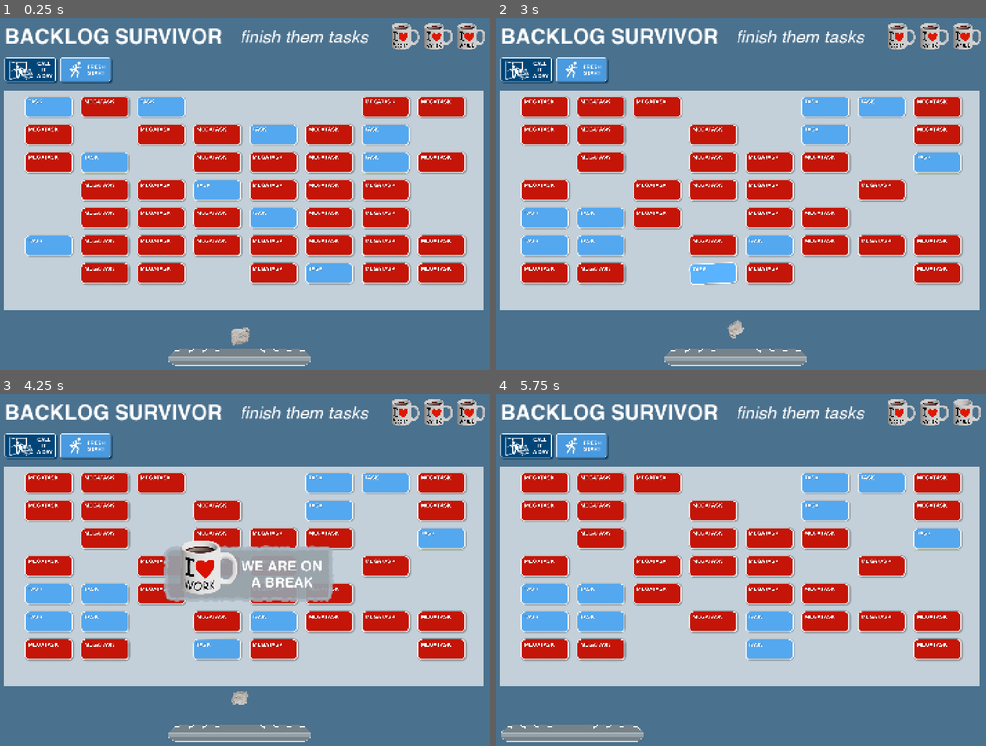
Above: before the commit, frames 1-4 (two rows, left to right).
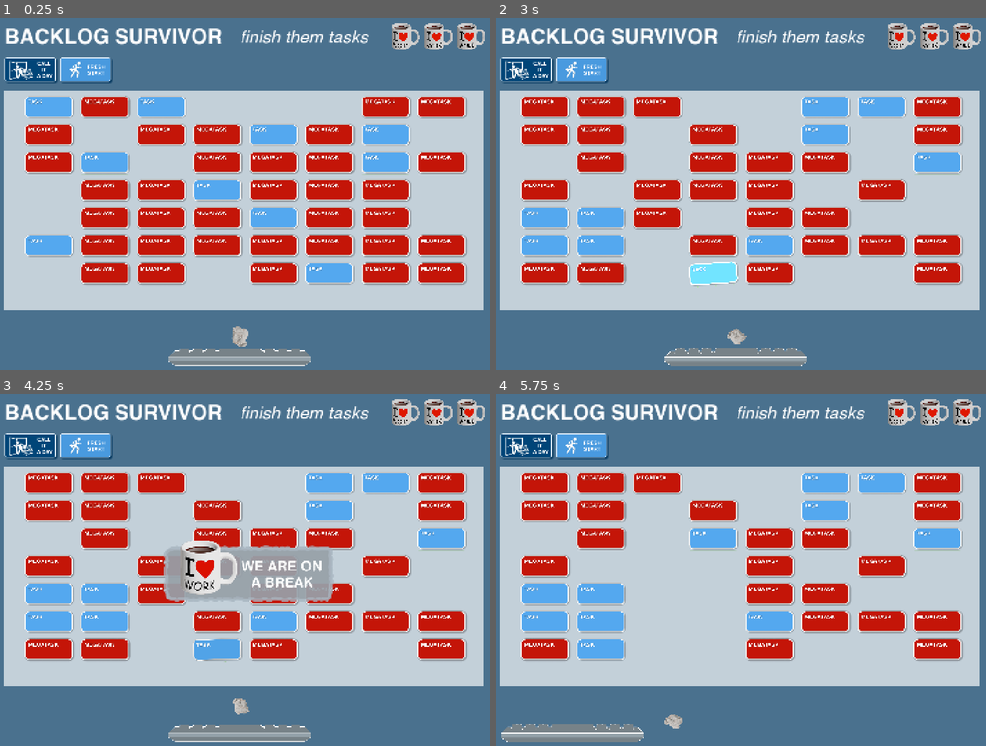
Above: after the commit, the same moments.

Repository: grkovalev/office-game
Game: Godot game, scene res://backlogarkanoid.tscn
Same seed, same stepped clock (60 frames per second), same inputs: the game is played once before the commit and once after it. This scene is started directly instead of the project's main scene.
Inputs (mouse positions are in pixels of both pictures, inside the frame that each line leads up to):
- Up to frame 1 (0.25 s): no input
- Up to frame 2 (3 s): click (584, 74) at 0.5 s; click (584, 74) at 1.25 s; click (584, 74) at 2 s; tap Enter at 2.75 s; move the mouse to (706, 267) at 2.77 s; hold Up (ui_up) from 2.78 s (still down); tap R at 2.85 s; click (706, 267) at 2.92 s
- Up to frame 3 (4.25 s): tap Space at 3.02 s; release Up (ui_up) at 3.5 s; drag from (392, 626) to (210, 643) at 3.52 s
- Up to frame 4 (5.75 s): tap Space at 4.25 s; move the mouse to (579, 513) at 4.27 s; hold Left (ui_left) 4.28-5 s; tap R at 4.35 s; drag from (760, 570) to (579, 513) at 5.02 s

The runs differ from the first frame. In frame 1, 0.1% of the frame differs, in the area x 46-51%, y 87-94%; in frame 2, 1.0%; in frame 3, 0.2%; in frame 4, 4.7%, in the area x 1-97%, y 2-99%.

Commit message:
collision shape changes for the ball

Diff:
--- a/backlogarkanoid.tscn
+++ b/backlogarkanoid.tscn
@@ -39,6 +39,7 @@
 size = Vector2(161.80478, 19.447716)
 
 [sub_resource type="CircleShape2D" id="CircleShape2D_n0iij"]
+radius = 9.621445
 
 [sub_resource type="AtlasTexture" id="AtlasTexture_facmc"]
 atlas = ExtResource("5_djpl0")
@@ -139,13 +140,17 @@
 [node name="ball" type="Node2D" parent="." unique_id=630147723]
 
 [node name="ballctrl" type="Node2D" parent="ball" unique_id=687998390]
-position = Vector2(756, 967)
+position = Vector2(758, 967.04)
+rotation = 1.8483037
 scale = Vector2(0.244, 0.244)
 
 [node name="ball_char" type="CharacterBody2D" parent="ball/ballctrl" unique_id=775356162]
+position = Vector2(-4.0991387, 1.1676702)
 scale = Vector2(0.99999994, 0.99999994)
 script = ExtResource("6_7afv6")
 ball_speed = 600.0
+brick_speed_boost = 5.0
+max_ball_speed = 1500.0
 paddle_path = NodePath("../../../player/playctrl/play_char")
 paddle_collision_path = NodePath("../../../player/playctrl/play_char/play_coll")
 paddle_pressed_path = NodePath("../../../player/playctrl/play_char_pressed")
@@ -154,6 +159,7 @@
 
 [node name="ball_img" type="Sprite2D" parent="ball/ballctrl/ball_char" unique_id=1378949881]
 position = Vector2(-5.531311e-05, -5.0000553)
+rotation = -0.49218285
 scale = Vector2(1.2031252, 1.2031252)
 texture = ExtResource("4_n0iij")
 
